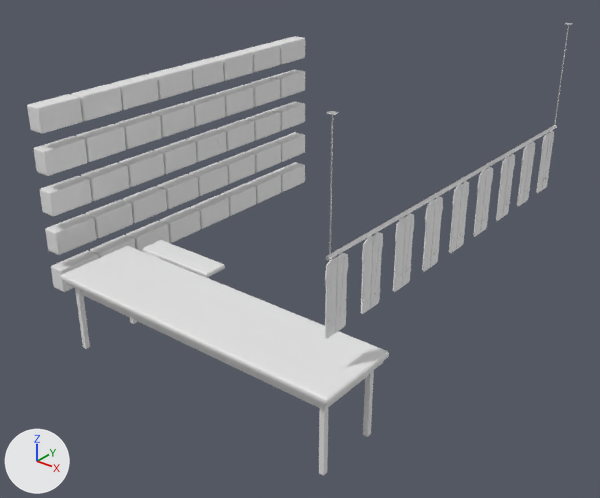
The Blender file art/blender/laundry_fittings.blend, before and after one commit.
Before and after are seen from a 50 mm camera at (12.0, -49.24, 5.13) aimed at (6.55, -42.44, 0.91). Every picture has the same lights, and +X, +Y and +Z are marked at lower left. The picture after the commit comes second.

Objects in the first picture: 'storm_shop_model_laundry_iron_pad__linen', 'storm_shop_model_laundry_iron_table__timber', 'storm_shop_model_laundry_parcel1_7__paper', 'storm_shop_model_laundry_parcel2_7__linen', 'storm_shop_model_laundry_parcel3_6__linen', 'storm_shop_model_laundry_parcel3_7__paper', 'storm_shop_model_laundry_parcel4_6__paper', 'storm_shop_model_laundry_parcel4_7__paper', 'storm_shop_model_laundry_rail__chrome', 'storm_shop_model_laundry_shirt7__linen', 'storm_shop_model_laundry_shirt8__linen', 'storm_shop_model_laundry_sleeve_board__linen' and 41 more.
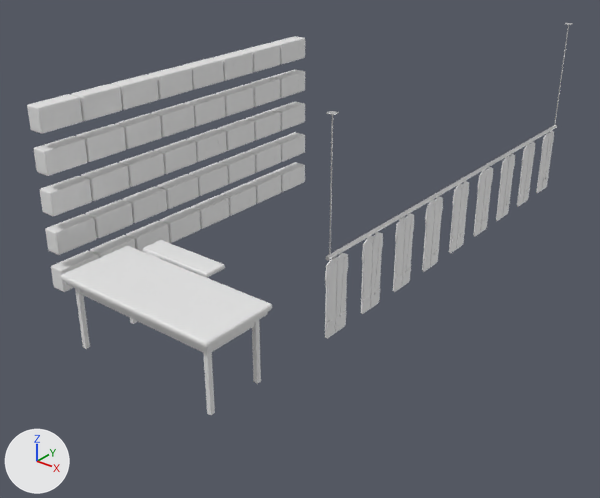
Where the newer file only moved an object's origin or applied its transform, the numbers keep the older frame.

What differs and where, as boxes [x1, y1, x2, y2] in the pictures (600 x 498 px; the box of a moved part takes in the faces that stretch with it):
'storm_shop_model_laundry_iron_pad__linen', moved, rescaled (36% narrower, 36% shorter): before [61, 246, 389, 405]; after [61, 246, 272, 348]
'storm_shop_model_laundry_iron_table__timber', reshaped (36% narrower, 31% shorter): before [66, 282, 383, 476]; after [66, 282, 268, 415]
part 1 of me_storm_shop_model_laundry_iron_table__timber, moved or reshaped: before [319, 405, 329, 476]; after [203, 349, 215, 415]
part 2 of me_storm_shop_model_laundry_iron_table__timber, moved or reshaped: before [363, 370, 374, 437]; after [252, 320, 261, 384]
part 3 of me_storm_shop_model_laundry_iron_table__timber, moved or reshaped: before [321, 374, 369, 411]; after [204, 322, 255, 355]
part 4 of me_storm_shop_model_laundry_iron_table__timber, moved or reshaped: before [66, 282, 327, 411]; after [66, 282, 211, 355]
part 5 of me_storm_shop_model_laundry_iron_table__timber, moved or reshaped: before [327, 362, 383, 406]; after [208, 312, 268, 350]

The edits, one by one:
me_storm_shop_model_laundry_iron_table__timber is used by ob_storm_shop_model_laundry_iron_table__timber.
me_storm_shop_model_laundry_iron_table__timber had 864 vertices, 1692 faces and spanned x -1.77..1.78, y -0.44..0.44, z 0.0..0.87.
me_storm_shop_model_laundry_iron_table__timber now has 864 vertices, 1692 faces and spans x -1.77..0.36, y -0.44..0.44, z 0.0..0.87.
me_storm_shop_model_laundry_iron_table__timber part 1: the loose piece of 96 vertices spanning x 1.66..1.71, y -0.38..-0.32, z 0.0..0.82 is moved by (-1.41, 0.0, 0.0).
me_storm_shop_model_laundry_iron_table__timber part 2: the loose piece of 96 vertices spanning x 1.66..1.71, y 0.32..0.38, z 0.0..0.82 is moved by (-1.41, 0.0, 0.0).
me_storm_shop_model_laundry_iron_table__timber part 3: the loose piece of 96 vertices spanning x 1.67..1.7, y -0.38..0.38, z 0.7..0.82 is moved by (-1.41, 0.0, 0.0).
me_storm_shop_model_laundry_iron_table__timber part 4: 72 of the vertices in x 1.71..1.78, y -0.44..-0.34, z 0.7..0.87 are moved by (-1.41, 0.0, 0.0).
me_storm_shop_model_laundry_iron_table__timber part 5: 72 of the vertices in x 1.71..1.78, y 0.34..0.44, z 0.7..0.87 are moved by (-1.41, 0.0, 0.0).
me_storm_shop_model_laundry_iron_pad__linen is used by ob_storm_shop_model_laundry_iron_pad__linen.
me_storm_shop_model_laundry_iron_pad__linen had 96 vertices, 188 faces and spanned x -1.81..1.82, y -0.48..0.48, z 0.0..0.07.
me_storm_shop_model_laundry_iron_pad__linen now has 96 vertices, 188 faces and spans x -1.81..0.4, y -0.48..0.48, z 0.0..0.07.
me_storm_shop_model_laundry_iron_pad__linen part 6: the whole mesh is scaled about its middle by (0.609, 1, 1), then moved by (-0.71, 0.0, 0.0).
